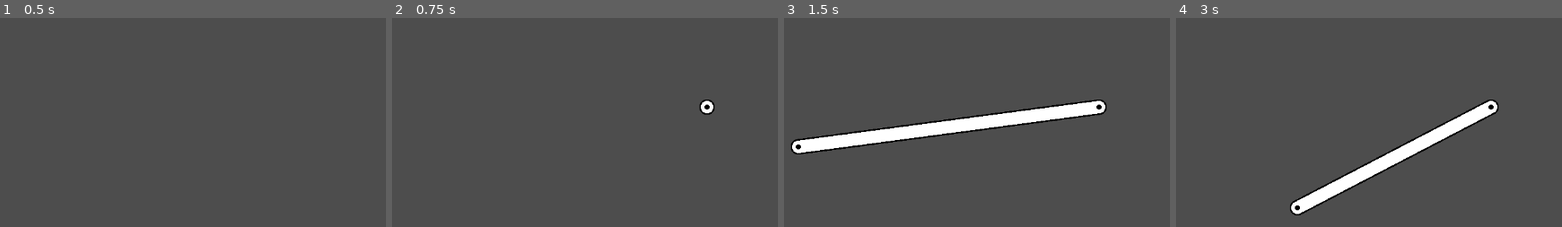
Above: before the commit, frames 1-4 (left to right).
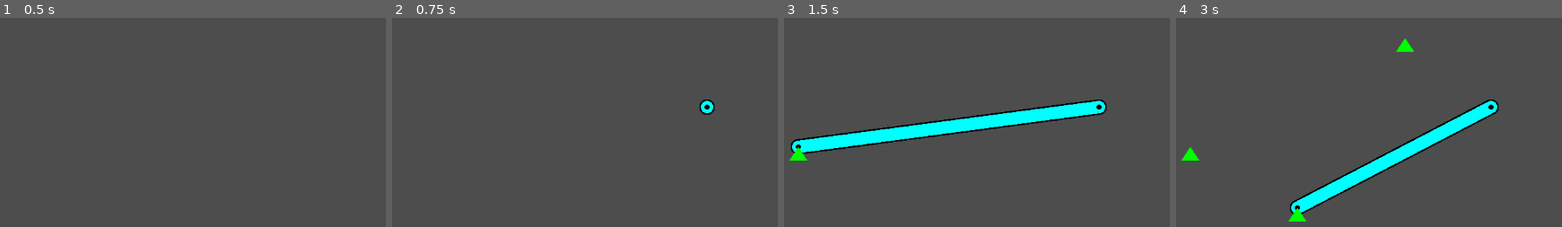
Above: after the commit, the same moments.

Repository: MDGSpace-SOC-D-2025/The-Torque-Awakens
Game: Godot game, scene res://scenes/trussdraw.tscn
Same seed, same stepped clock (60 frames per second), same inputs: the game is played once before the commit and once after it.
Inputs (mouse positions are in pixels of both pictures, inside the frame that each line leads up to):
- Up to frame 1 (0.5 s): no input
- Up to frame 2 (0.75 s): tap Enter at 0.5 s; move the mouse to (708, 107) at 0.52 s; hold Shift from 0.53 s (still down); click (708, 107) at 0.67 s
- Up to frame 3 (1.5 s): tap Alt at 0.8, 1.35 s; tap Space at 1.25 s; move the mouse to (799, 147) at 1.27 s; release Shift at 1.28 s; hold S from 1.28 s (still down); click (799, 147) at 1.42 s
- Up to frame 4 (3 s): tap Shift at 1.55 s; tap Enter at 2 s; move the mouse to (1403, 38) at 2.02 s; release S at 2.03 s; hold Shift 2.03-2.78 s; click (1403, 38) at 2.17 s; tap Alt at 2.3, 2.85 s; tap Space at 2.75 s; move the mouse to (1299, 208) at 2.77 s; click (1299, 208) at 2.92 s

Frame 1 is identical in both runs. In frame 2, 0.1% of the frame differs, in the area x 80-84%, y 39-46%; in frame 3, 5.1%, in the area x 1-84%, y 39-69%; in frame 4, 4.1%.

Commit message:
feat: Support & force Drawing and Data Structures

Diff:
--- a/scenes/trussdraw.tscn
+++ b/scenes/trussdraw.tscn
@@ -4,3 +4,4 @@
 
 [node name="Truss" type="Node2D"]
 script = ExtResource("1_dwam6")
+line_color = Color(0, 1, 1, 1)
--- a/scripts/trussdraw.gd
+++ b/scripts/trussdraw.gd
@@ -14,7 +14,7 @@
 enum Mode { DRAW_MEMBERS, ADD_SUPPORTS, ADD_FORCES, SOLVED}
 var current_mode: = Mode.DRAW_MEMBERS
 
-enum SupportType {NONE, PIN, ROLLER_X, ROLLER_Y}
+enum SupportType {NONE, PIN_X, PIN_X_NEG, PIN_Y, PIN_Y_NEG, ROLLER_X, ROLLER_X_NEG, ROLLER_Y, ROLLER_Y_NEG}
 var node_supports = {}
 var node_loads = {}
 var member_forces = {}
@@ -52,9 +52,9 @@
 		Mode.DRAW_MEMBERS:
 			handle_member_drawing(event)
 		Mode.ADD_SUPPORTS:
-			pass
+			handle_support_logic(event)
 		Mode.ADD_FORCES:
-			pass
+			handle_force_logic(event)
 		Mode.SOLVED:
 			pass
 
@@ -122,11 +122,30 @@
 func _draw() -> void:
 	for member in line_data:
 		draw_truss(member.start,member.end)
+
+	for node in node_loads:
+		var vec = node_loads[node]
+		draw_force(node - vec, node, Color.RED)
+
 	if is_drawing:
 		var mouse_pos = best_pos(get_viewport().get_mouse_position())
 		if Input.is_key_pressed(KEY_SHIFT):
 			mouse_pos = apply_shift_lock(start_point, mouse_pos)
 		draw_truss(start_point, mouse_pos)
+
+	if is_drawing_forces:
+		var preview_mouse = best_pos(get_viewport().get_mouse_position())
+		if Input.is_key_pressed(KEY_SHIFT):
+			preview_mouse = apply_shift_lock(force_start_nodes, preview_mouse)
+			preview_mouse = best_pos(preview_mouse)
+		if Input.is_key_pressed(KEY_ALT):
+			draw_force(preview_mouse, force_start_nodes, Color.ORANGE)
+		else:
+			draw_force(force_start_nodes, preview_mouse, Color.ORANGE)
+
+	for node_pos in node_supports:
+		var type = node_supports[node_pos]
+		draw_support_icon(node_pos, type)
 
 func handle_member_drawing(event):
 	if event is InputEventMouseButton and event.pressed:
@@ -189,6 +208,80 @@
 		update_grabbed_point(snap_pos)
 		queue_redraw()
 
+func handle_support_logic(event):
+	if event is InputEventMouseButton and event.pressed:
+		var pos = best_pos(event.position)
+		if event.position.distance_to(pos) < snap_radius:
+			if event.button_index == MOUSE_BUTTON_LEFT:
+				var current = node_supports.get(pos, SupportType.NONE)
+				node_supports[pos] = (current + 1) % 9
+			elif event.button_index == MOUSE_BUTTON_RIGHT:
+				node_supports.erase(pos)
+		queue_redraw()
+
+func handle_force_logic(event):
+	if event is InputEventMouseButton:
+		var snapped_node = best_pos(event.position)
+		if event.button_index == MOUSE_BUTTON_LEFT:
+			if event.pressed:
+				force_start_nodes = snapped_node
+				is_drawing_forces = true
+			else:
+				if is_drawing_forces:
+					var target_pos = best_pos(event.position)
+					if Input.is_key_pressed(KEY_SHIFT):
+						target_pos = apply_shift_lock(force_start_nodes, target_pos)
+						target_pos = best_pos(target_pos)
+					var force_vec: Vector2
+					if Input.is_key_pressed(KEY_ALT):
+						force_vec = force_start_nodes - target_pos
+					else:
+						force_vec = target_pos - force_start_nodes
+					if force_vec.length() > 5:
+						node_loads[force_start_nodes] = force_vec
+					is_drawing_forces = false
+		elif event.button_index == MOUSE_BUTTON_RIGHT and event.pressed:
+			if event.position.distance_to(snapped_node) < snap_radius:
+				node_loads.erase(snapped_node)
+	queue_redraw()
+
+func draw_support_icon(pos: Vector2, type: SupportType):
+	var size = 15.0
+	var color = Color.GREEN
+	match type:
+		SupportType.PIN_X:
+			draw_support_triangle(pos, Vector2(0, size*1.5),color)
+		SupportType.PIN_X_NEG:
+			draw_support_triangle(pos,Vector2(0,-size*1.5), color)
+		SupportType.PIN_Y:
+			draw_support_triangle(pos, Vector2(size*1.5,0), color)
+		SupportType.PIN_Y_NEG:
+			draw_support_triangle(pos, Vector2(-size*1.5,0), color)
+		SupportType.ROLLER_X:
+			draw_support_triangle(pos, Vector2(0,size), color)
+			draw_circle(pos + Vector2(-size/2 ,size +5),4, color)
+			draw_circle(pos + Vector2(size/2 ,size +5),4, color)
+		SupportType.ROLLER_X_NEG:
+			draw_support_triangle(pos, Vector2(0,-size), color)
+			draw_circle(pos + Vector2(-size/2 ,-size -5),4, color)
+			draw_circle(pos + Vector2(size/2 ,-size -5),4, color)
+		SupportType.ROLLER_Y:
+			draw_support_triangle(pos, Vector2(size,0), color)
+			draw_circle(pos + Vector2(size +5, -size/2),4, color)
+			draw_circle(pos + Vector2(size +5, size/2),4, color)
+		SupportType.ROLLER_Y_NEG:
+			draw_support_triangle(pos, Vector2(-size,0), color)
+			draw_circle(pos + Vector2(-size -5, -size/2),4, color)
+			draw_circle(pos + Vector2(-size -5, size/2),4, color)
+
+
+func draw_support_triangle(center: Vector2, offset: Vector2, color: Color):
+	var side = offset.rotated(PI/2).normalized() * 15.0
+	var p1 = center
+	var p2 = center + offset - side
+	var p3 = center + offset + side
+	draw_colored_polygon([p1,p2,p3], color)
+
 func _process(_delta: float) -> void:
 	queue_redraw()
 
